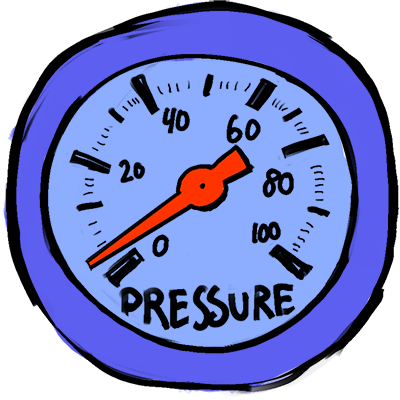
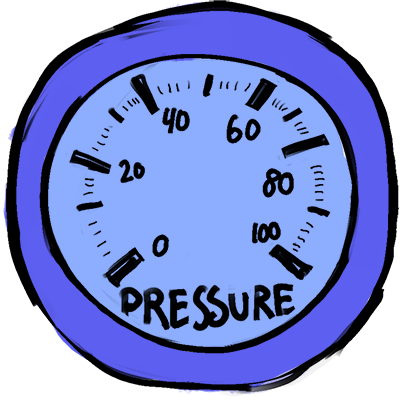
Layer changes from the first 400 x 400 image to the second:
hid "Pin" over [85, 144, 255, 271]
